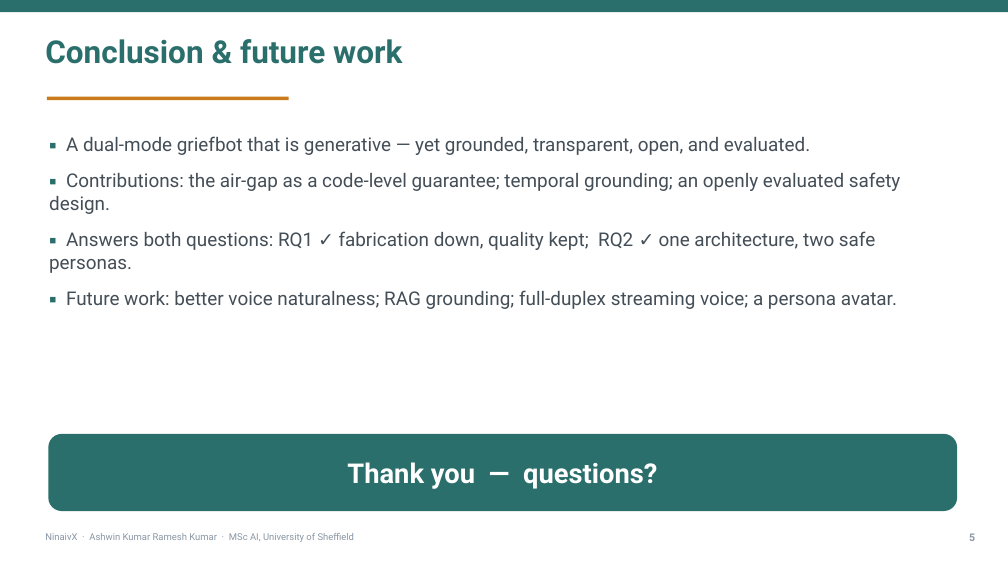
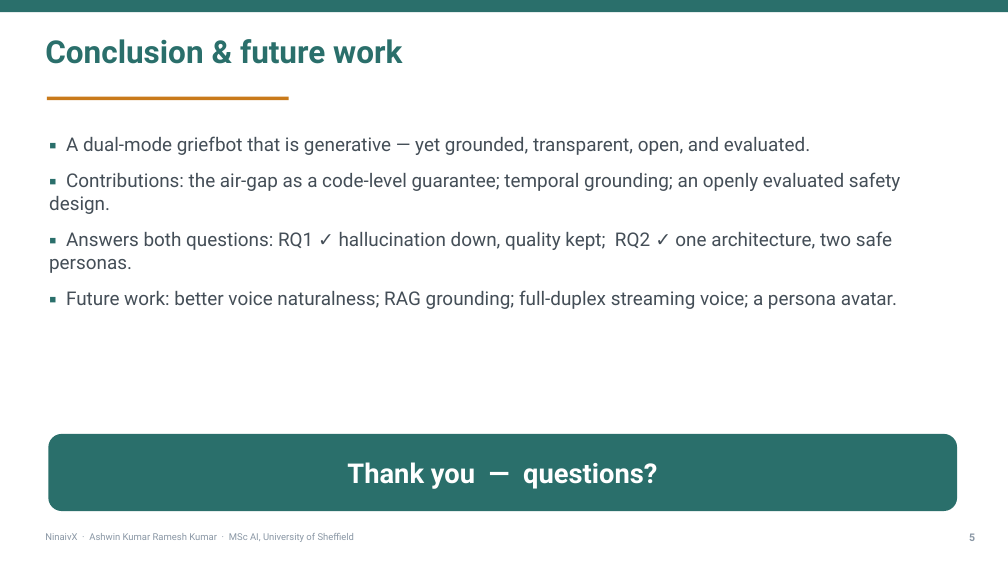
Before and after one commit to HITMAN-AK/NinaivX, a slide deck: slide 5 of backend/docs/report/NinaivX-Presentation.pptx. Drawn at 1008x567 pixels with LibreOffice and Linux fonts; fonts in the diff are those of the drawing. Boxes give left, top, right and bottom in pixels: in the first picture for what was removed or moved away, otherwise in the second. Text is boxed around its words. In the diff, an @@ line names an element or a change of style, - is before the commit and + after.

```diff
--- a/backend/docs/report/NinaivX-Presentation.pptx
+++ b/backend/docs/report/NinaivX-Presentation.pptx
@@ text at [49, 231, 892, 273]: text changed @@
-▪ Answers both questions: RQ1 ✓ fabrication down, quality kept; RQ2 ✓ one architecture, two safe personas.
+▪ Answers both questions: RQ1 ✓ hallucination down, quality kept; RQ2 ✓ one architecture, two safe personas.
```
Also in this commit, not shown: 2 other slides changed, 5 other files.
